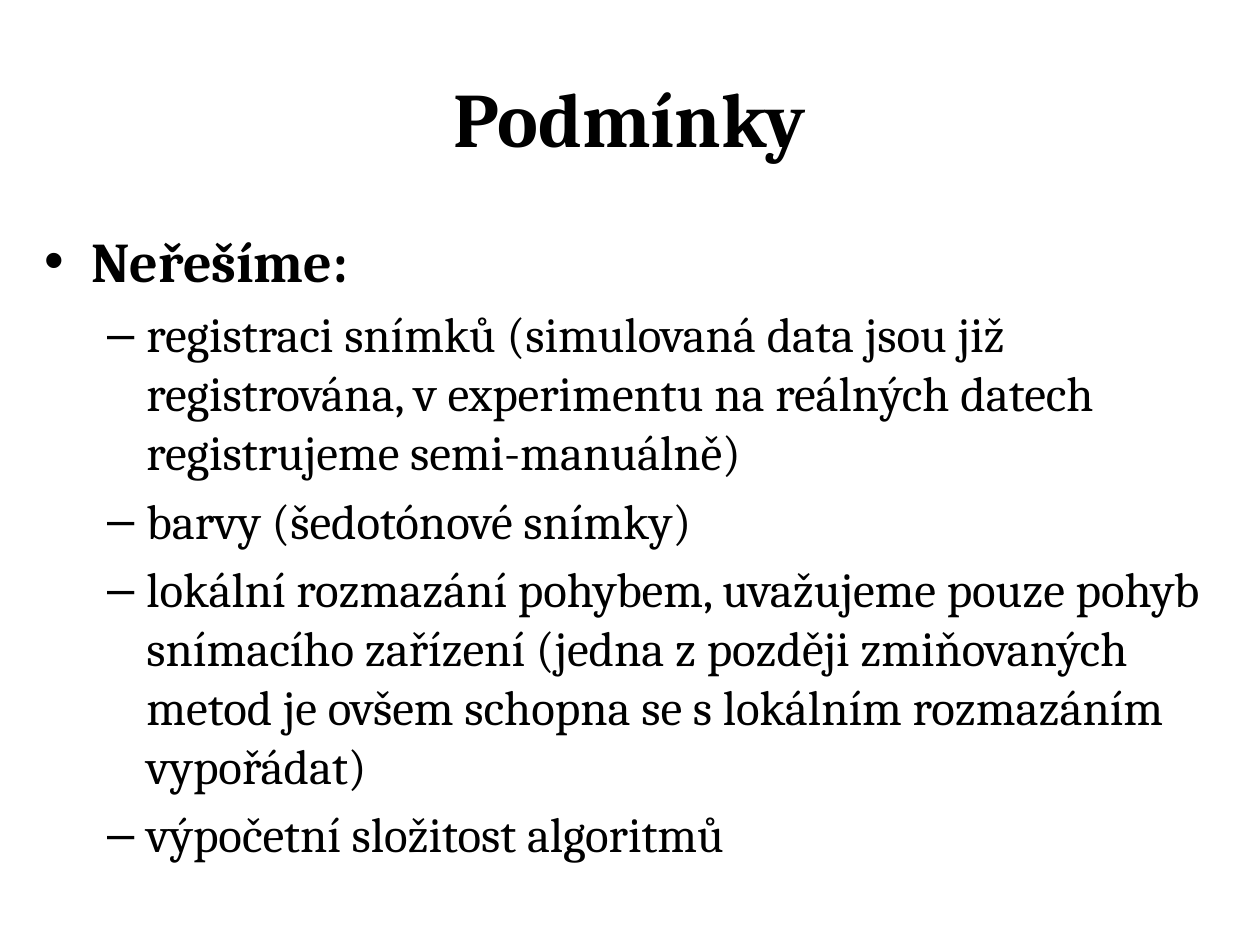
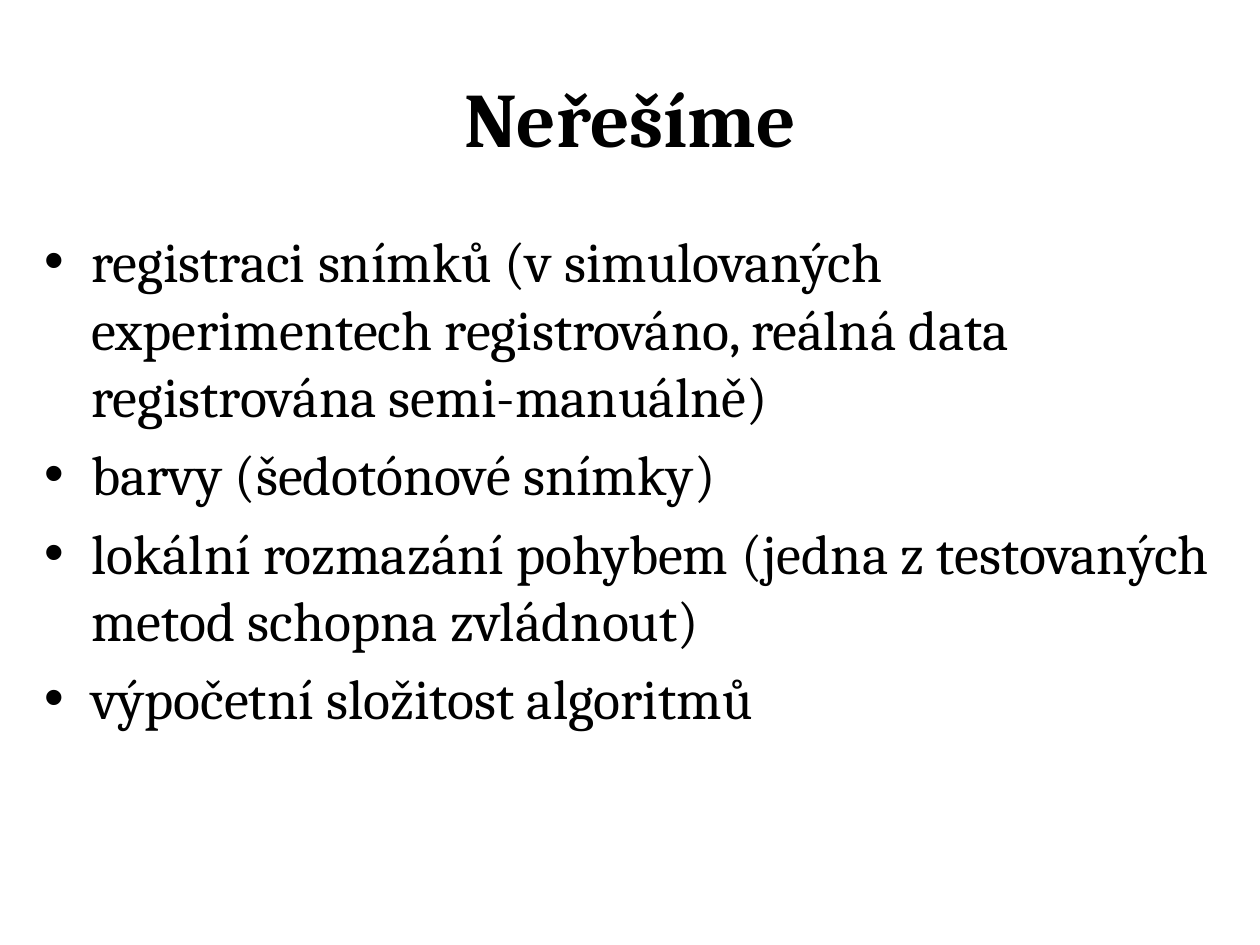
Before and after one commit to jozefsabo/Thesis, a slide deck: slide 5 of Docs/Jozef Sabo - Prezentace obhajoba.pptx. Drawn at 1260x945 pixels with LibreOffice and Linux fonts; fonts in the diff are those of the drawing. Boxes give left, top, right and bottom in pixels: in the first picture for what was removed or moved away, otherwise in the second. Text is boxed around its words. In the diff, an @@ line names an element or a change of style, - is before the commit and + after.

```diff
--- a/Docs/Jozef Sabo - Prezentace obhajoba.pptx
+++ b/Docs/Jozef Sabo - Prezentace obhajoba.pptx
@@ title at bbox=[464, 92, 796, 148]: text changed @@
-Podmínky
+Neřešíme
@@ text at bbox=[91, 242, 1009, 429]: text changed; size 28 to 32 pt @@
-• Neřešíme:
-  – registraci snímků (simulovaná data jsou již registrována, v experimentu na reálných datech registrujeme semi-manuálně)
+• registraci snímků (v simulovaných experimentech registrováno, reálná data registrována semi-manuálně)
@@ text at bbox=[91, 455, 753, 732]: size 28 to 32 pt in "barvy (šedotónové snímky)", "výpočetní složitost algoritmů"; bullet – to •; list level 2 to 1 in "barvy (šedotónové snímky)"; list level 2 to 1 in "výpočetní složitost algoritmů" @@
@@ text at bbox=[91, 534, 1209, 653]: text changed; size 28 to 32 pt @@
-  – lokální rozmazání pohybem, uvažujeme pouze pohyb snímacího zařízení (jedna z později zmiňovaných metod je ovšem schopna se s lokálním rozmazáním vypořádat)
+• lokální rozmazání pohybem (jedna z testovaných metod schopna zvládnout)
```
Also in this commit, not shown: 6 other slides changed, 9 slides added, 7 slides removed, 1 other file.
